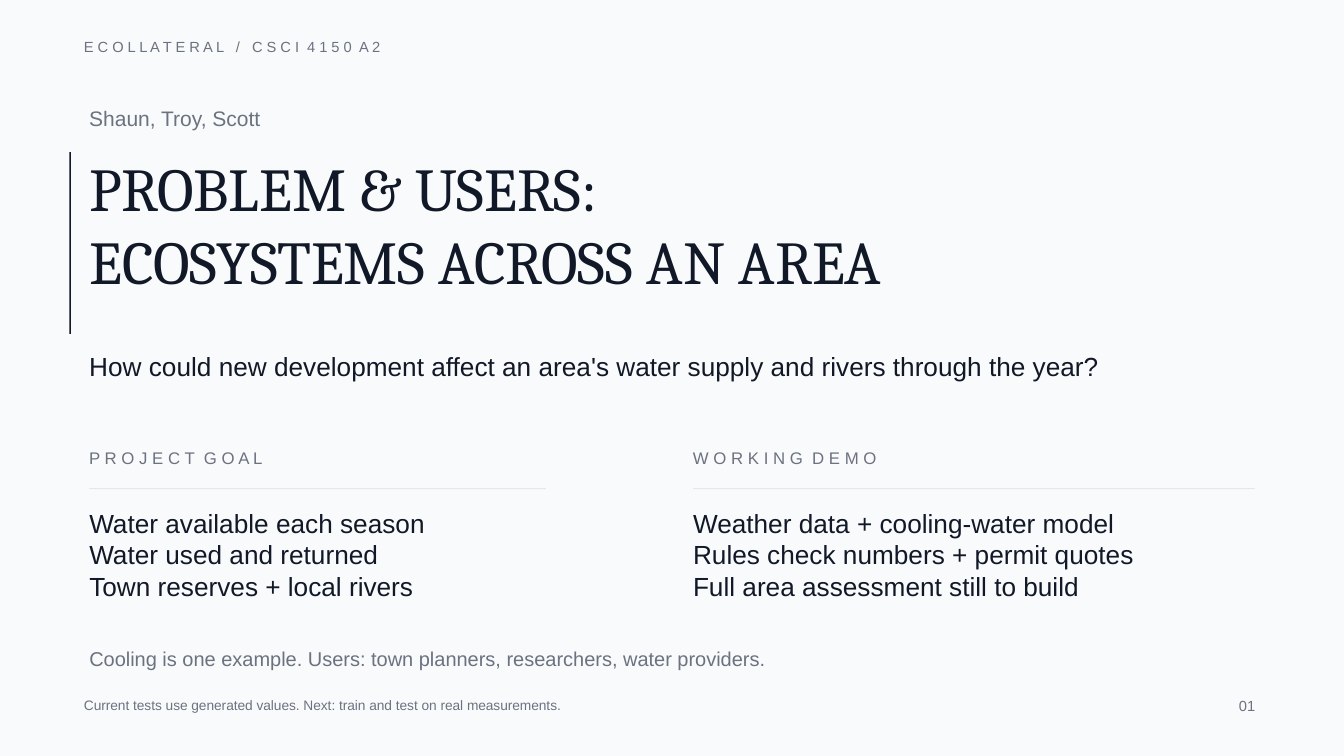
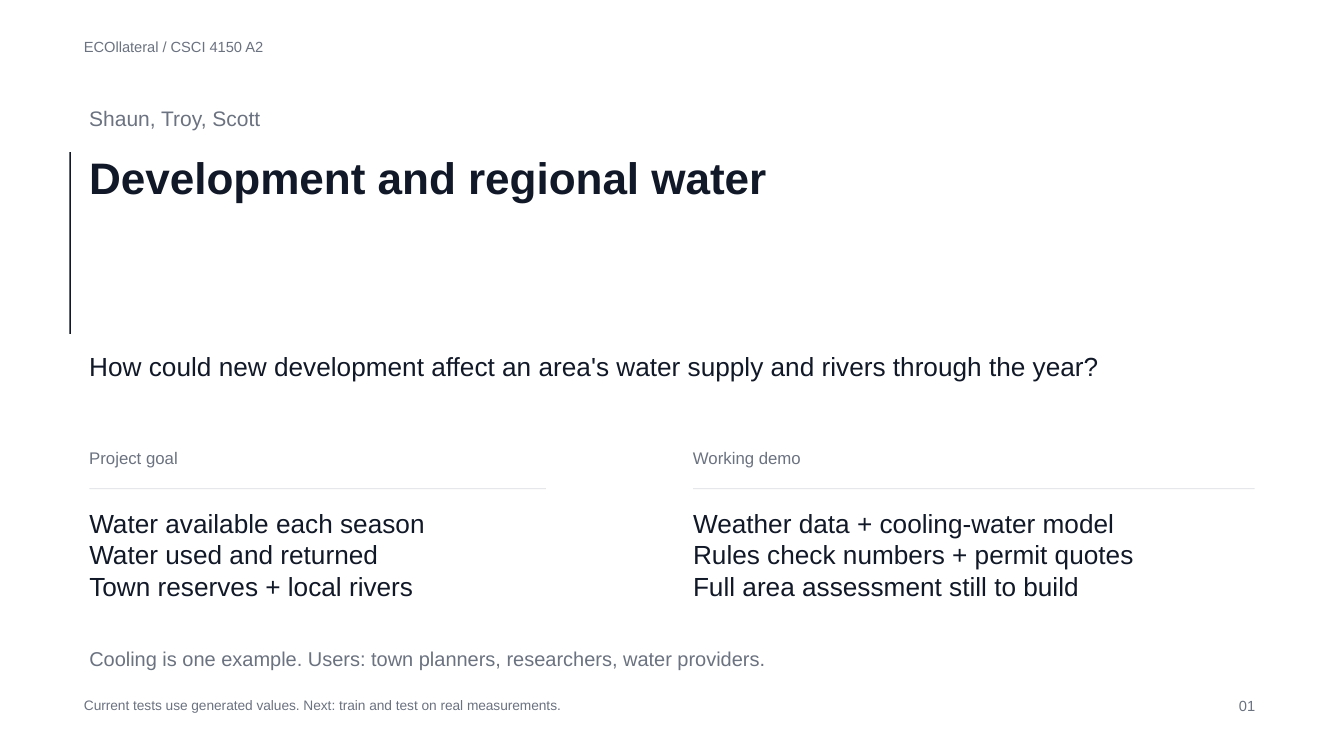
Before and after one commit to ScottLiu12/ECOllateral, a slide deck: slide 1 of docs/a2/review-slides-simplified.pptx. Drawn at 1344x756 pixels with LibreOffice and Linux fonts; fonts in the diff are those of the drawing. Boxes give left, top, right and bottom in pixels: in the first picture for what was removed or moved away, otherwise in the second. Text is boxed around its words. In the diff, an @@ line names an element or a change of style, - is before the commit and + after.

```diff
--- a/docs/a2/review-slides-simplified.pptx
+++ b/docs/a2/review-slides-simplified.pptx
@@ background #F9FAFB to #FFFFFF @@
@@ text at (84, 41, 263, 52): text changed @@
-E C O L L A T E R A L / C S C I 4 1 5 0 A 2
+ECOllateral / CSCI 4150 A2
@@ text at (89, 162, 766, 202): text changed; size 43.5 to 31.5 pt; font Cambria to Arial; bold on @@
-PROBLEM & USERS:
-ECOSYSTEMS ACROSS AN AREA
+Development and regional water
@@ text at (89, 452, 178, 468): text changed @@
-P R O J E C T G O A L
+Project goal
@@ text at (693, 452, 801, 468): text changed @@
-W O R K I N G D E M O
+Working demo
```
Also in this commit, not shown: 5 other slides changed, 5 other files.
